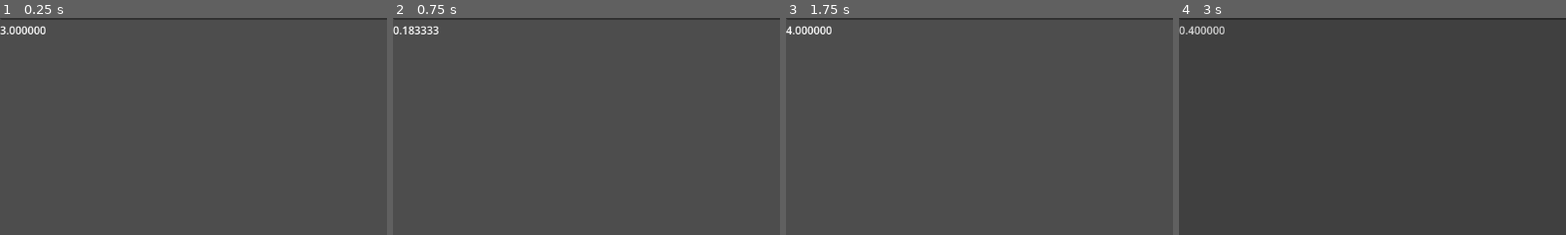
Above: before the commit, frames 1-4 (left to right).
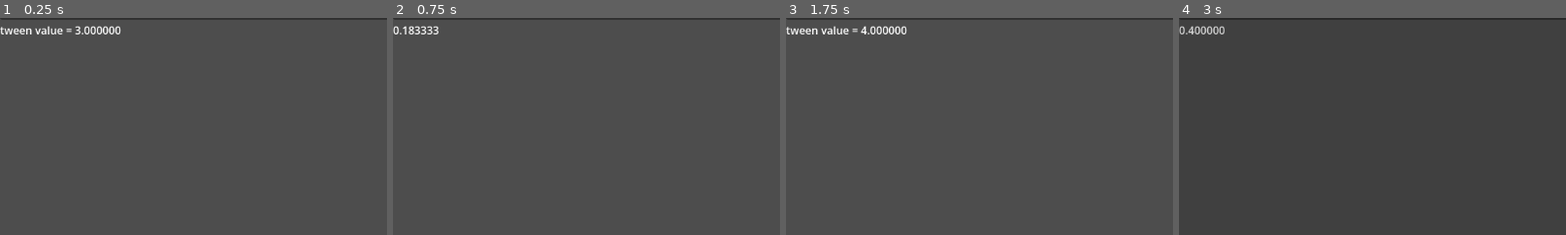
Above: after the commit, the same moments.

Repository: WorldOfRichey/SceneManager
Game: Godot game, scene res://demo/startup.tscn
Two runs of this game, one before a commit and one after it. Both use one fixed random seed, a clock stepped at 60 frames per second and the inputs below.
Inputs:
- Up to frame 1 (0.25 s): no input
- Up to frame 2 (0.75 s): click "Load scene 2 (quick)" at 0.5 s
- Up to frame 3 (1.75 s): click "Load Scene 1 (quick load)" at 1.25 s
- Up to frame 4 (3 s): click "Load scene 2 (trans)" at 2 s; click "Load Scene 1 (trans)" at 2.75 s
The pictures show only the part of the screen within x 0-50%, y 19-69%; the shares and areas given below are measured in that part.

The runs differ from the first frame. In frame 1, 0.8% of the frame differs, in the area x 0-32%, y 3-8%; in frame 2, nothing differs; in frame 3, 0.8%; in frame 4, nothing differs.

Commit message:
Menu tidy

Diff:
--- a/demo/menu.gd
+++ b/demo/menu.gd
@@ -7,7 +7,7 @@
 	GameManager.scene_loader.load_scene_quick("res://demo/menu2.tscn")
 
 func load_scene_one_trans() -> void:
-	GameManager.scene_loader.load_scene_with_transition("res://demo/menu2.tscn", "FadeTransition")
+	GameManager.scene_loader.load_scene_with_transition("res://demo/menu.tscn", "FadeTransition")
 
 func load_scene_two_trans() -> void:
 	GameManager.scene_loader.load_scene_with_transition("res://demo/menu2.tscn", "FadeTransition")
--- a/demo/menu.tscn
+++ b/demo/menu.tscn
@@ -36,7 +36,7 @@
 layout_mode = 2
 text = "Pause Game"
 
-[node name="Label2" type="Label" parent="VBoxContainer" unique_id=550852461]
+[node name="TweenLabel" type="Label" parent="VBoxContainer" unique_id=550852461]
 layout_mode = 2
 text = "tween"
 script = ExtResource("2_xw213")
--- a/demo/tween_test.gd
+++ b/demo/tween_test.gd
@@ -10,4 +10,4 @@
 	tween.play()
 
 func tween_method(v : float) -> void :
-	text = "%f" % v
+	text = "tween value = %f" % v
